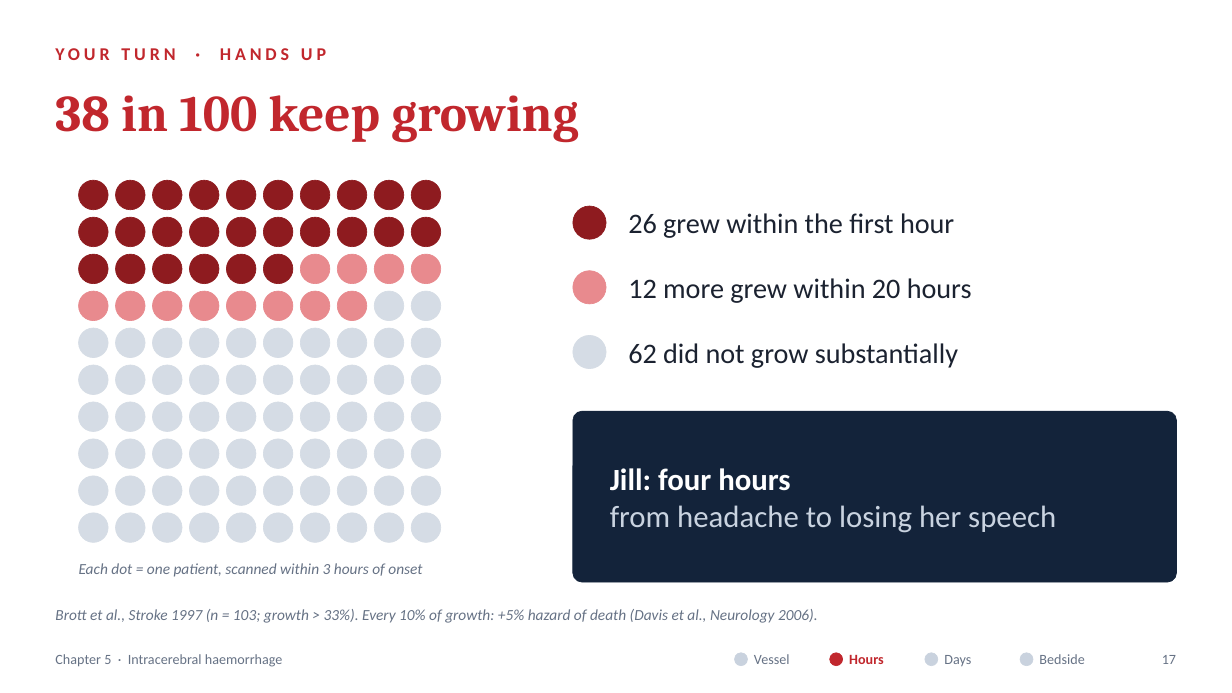
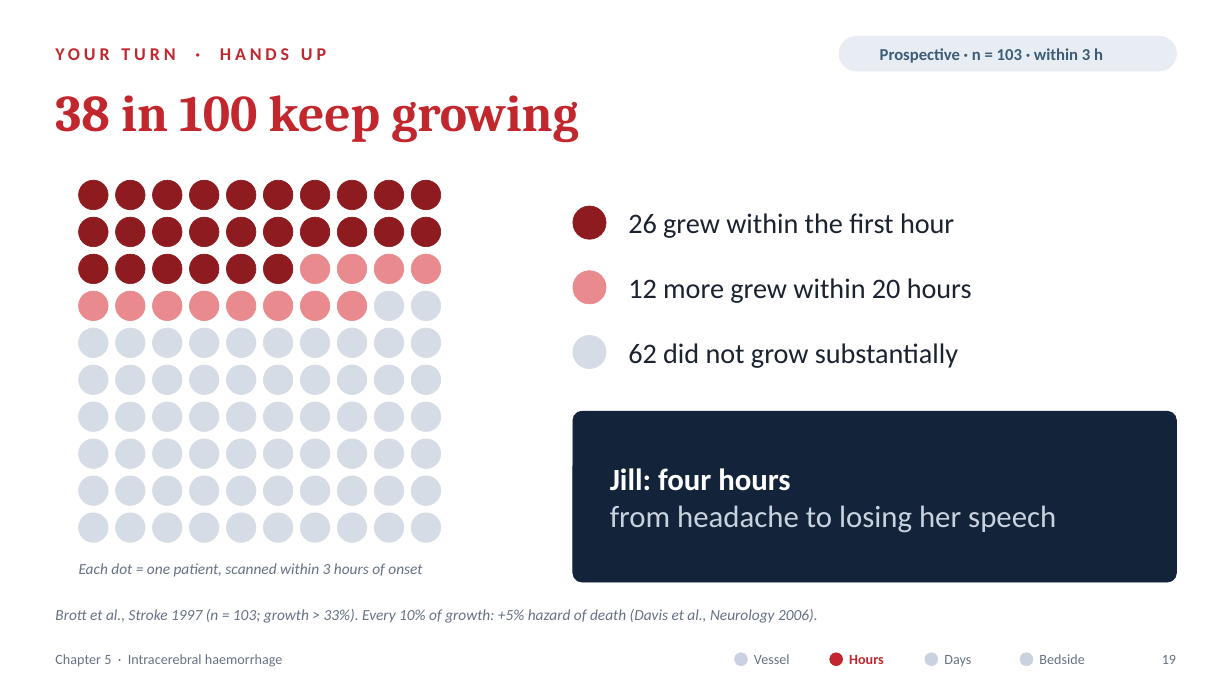
Before and after one commit to fredtom1/fred-Tom-, a slide deck: slide 19 of Chapter5_ICH_Pathophysiology.pptx (slide 17 before the commit). Drawn at 1232x693 pixels with LibreOffice and Linux fonts; fonts in the diff are those of the drawing; background and template pictures are left out. Boxes give left, top, right and bottom in pixels: in the first picture for what was removed or moved away, otherwise in the second. Text is boxed around its words. In the diff, an @@ line names an element or a change of style, - is before the commit and + after.

```diff
--- a/Chapter5_ICH_Pathophysiology.pptx
+++ b/Chapter5_ICH_Pathophysiology.pptx
@@ rounded rectangle added at [839,36,1177,71], fill #E8EDF3, outline #E8EDF3 0.5 pt @@
@@ text added at [880,48,1103,63], 13 pt, text #3E5C76, bold @@
+Prospective · n = 103 · within 3 h
@@ text at [1162,655,1176,664]: text changed @@
-17
+19
```
Also in this commit, not shown: 25 other slides changed, 7 slides added, 16 other files.
